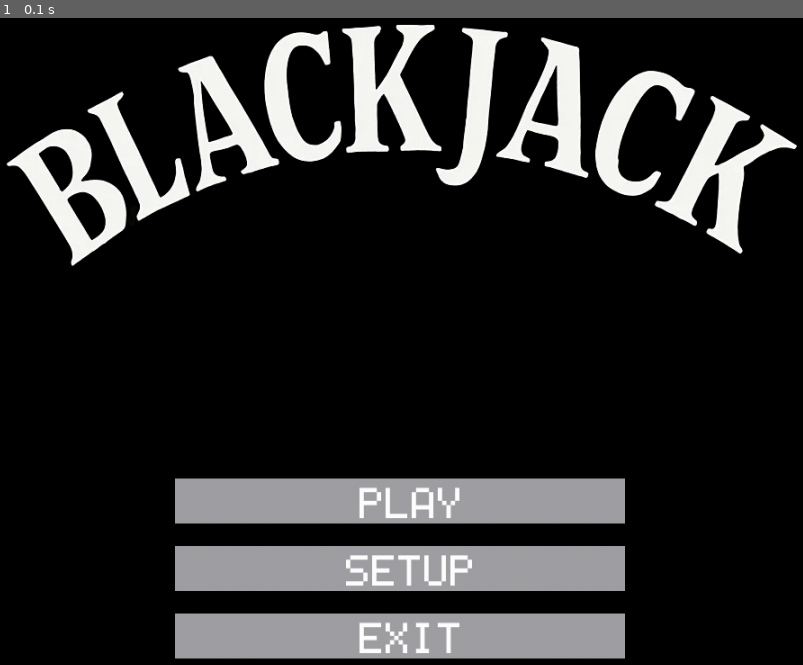
Above: before the commit, frame 1.
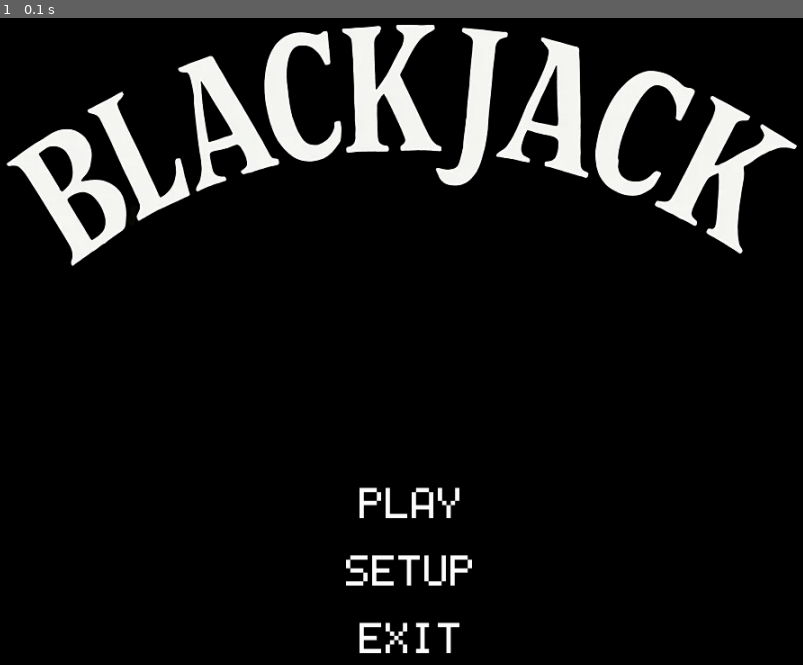
Above: after the commit, the same moment.

Repository: sureock/Pygame-Blackjack
Game: pygame game, started from blackjack/game.py
Same seed, same stepped clock (60 frames per second), same inputs: the game is played once before the commit and once after it.
Inputs:
- Up to frame 1 (0.1 s): no input

The runs differ from the first frame. In frame 1, 11% of the frame differs, in the area x 21-78%, y 71-100%.

Commit message:
Изменён внешний вид кнопок

Diff:
--- a/blackjack/game.py
+++ b/blackjack/game.py
@@ -4,13 +4,11 @@
 fps = 24
 
 white = (255,255,255)
-gray_1 = (71,74,81)
-gray_2 = (160,160,164)
 black = (0,0,0)
 
 pygame.init()
 
-button_surface = pygame.Surface((150,50))
+button_surface = pygame.Surface((250,50))
 
 screen = pygame.display.set_mode((width,height))
 pygame.font.match_font('font.otf')
@@ -22,34 +20,27 @@
 text_rect = text.get_rect()
 text_rect.topleft = ((width - 900)//2,20)
 
-text_1 = font.render("PLAY",True,(255,255,255))
+text_1 = font.render("PLAY",True,white)
 text_1_rect = text_1.get_rect()
 text_1_rect.topleft =((width-90)//2,535)
 button_1_rect = pygame.Rect(
-    (width - 500)//2,
-    525,500,50)
+    (width - 120)//2,525,120,50)
 
-text_2 = font.render("SETUP",True,(255,255,255))
+text_2 = font.render("SETUP",True,white)
 text_2_rect = text_2.get_rect()
 text_2_rect.topleft =((width-120)//2,610)
 button_2_rect = pygame.Rect(
-    (width - 500)//2,
-    600,500,50)
+    (width - 120)//2,600,120,50)
 
-text_3 = font.render("EXIT",True,(255,255,255))
+text_3 = font.render("EXIT",True,white)
 text_3_rect = text_3.get_rect()
 text_3_rect.topleft =((width-90)//2,685)
 button_3_rect = pygame.Rect(
-    (width - 500)//2,
-    675,500,50)
+    (width - 120)//2,675,120,50)
 
 running = True
 while running:
     dt = clock.tick(fps)/1000
-
-    color_button_1 = gray_1
-    color_button_2 = gray_1
-    color_button_3 = gray_1
 
     for event in pygame.event.get():
         if event.type == pygame.QUIT:
@@ -62,22 +53,13 @@
                 ...
             if button_3_rect.collidepoint(event.pos):
                 running = False
-    if button_1_rect.collidepoint(pygame.mouse.get_pos()):
-        pygame.draw.rect(screen, gray_1, button_1_rect)
-    else:
-        pygame.draw.rect(screen, gray_2, button_1_rect)
-    if button_2_rect.collidepoint(pygame.mouse.get_pos()):
-        pygame.draw.rect(screen, gray_1, button_2_rect)
-    else:
-        pygame.draw.rect(screen, gray_2, button_2_rect)
-    if button_3_rect.collidepoint(pygame.mouse.get_pos()):
-        pygame.draw.rect(screen, gray_1, button_3_rect)
-    else:
-        pygame.draw.rect(screen, gray_2, button_3_rect)
 
     screen.blit(text, text_rect)
+    screen.blit(button_surface,(button_1_rect.x, button_1_rect.y))
+    screen.blit(button_surface,(button_2_rect.x, button_2_rect.y))
+    screen.blit(button_surface,(button_3_rect.x, button_3_rect.y))
     screen.blit(text_1,text_1_rect)
     screen.blit(text_2,text_2_rect)
     screen.blit(text_3,text_3_rect)
-    pygame.display.flip()
+    pygame.display.update()
 pygame.quit()
